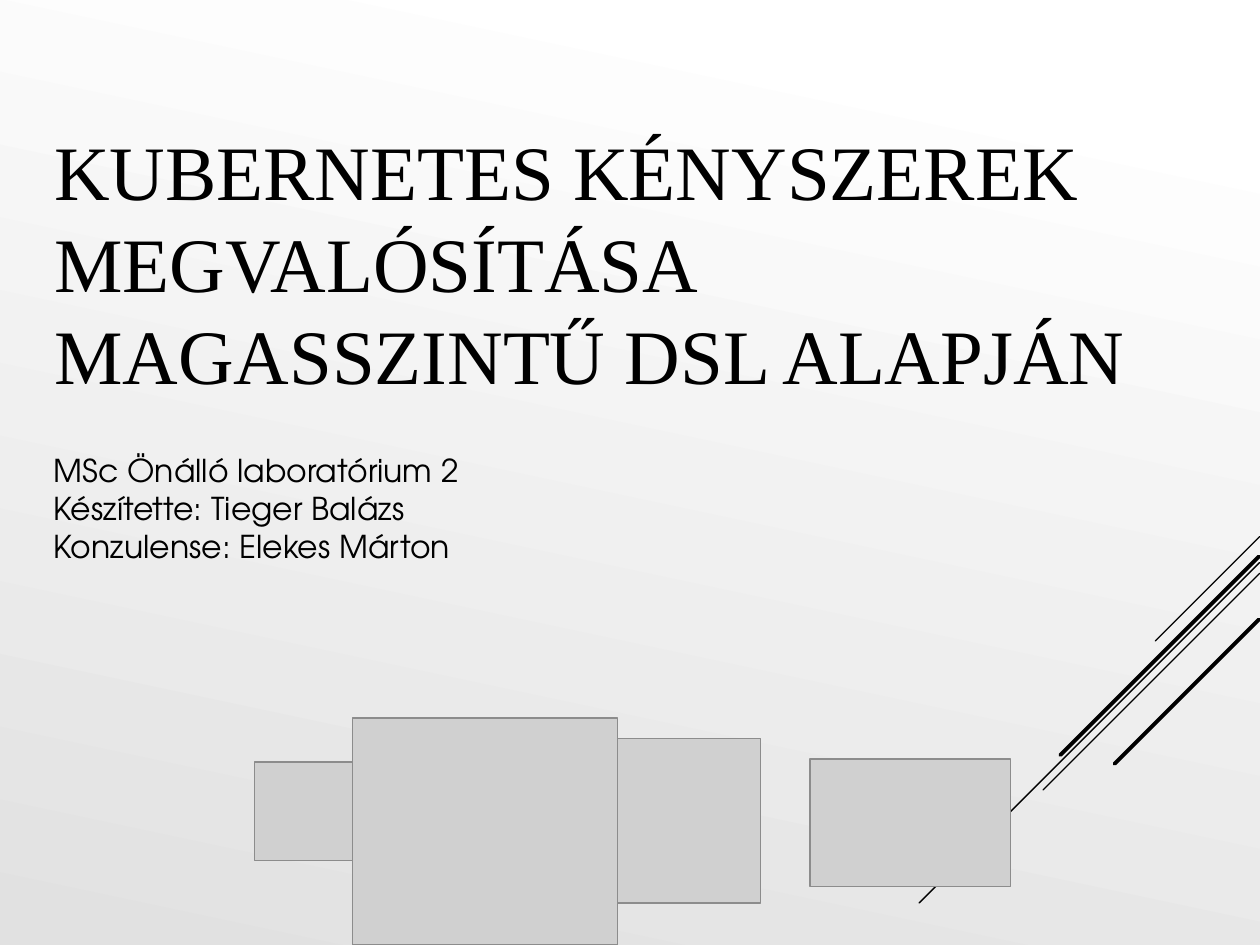
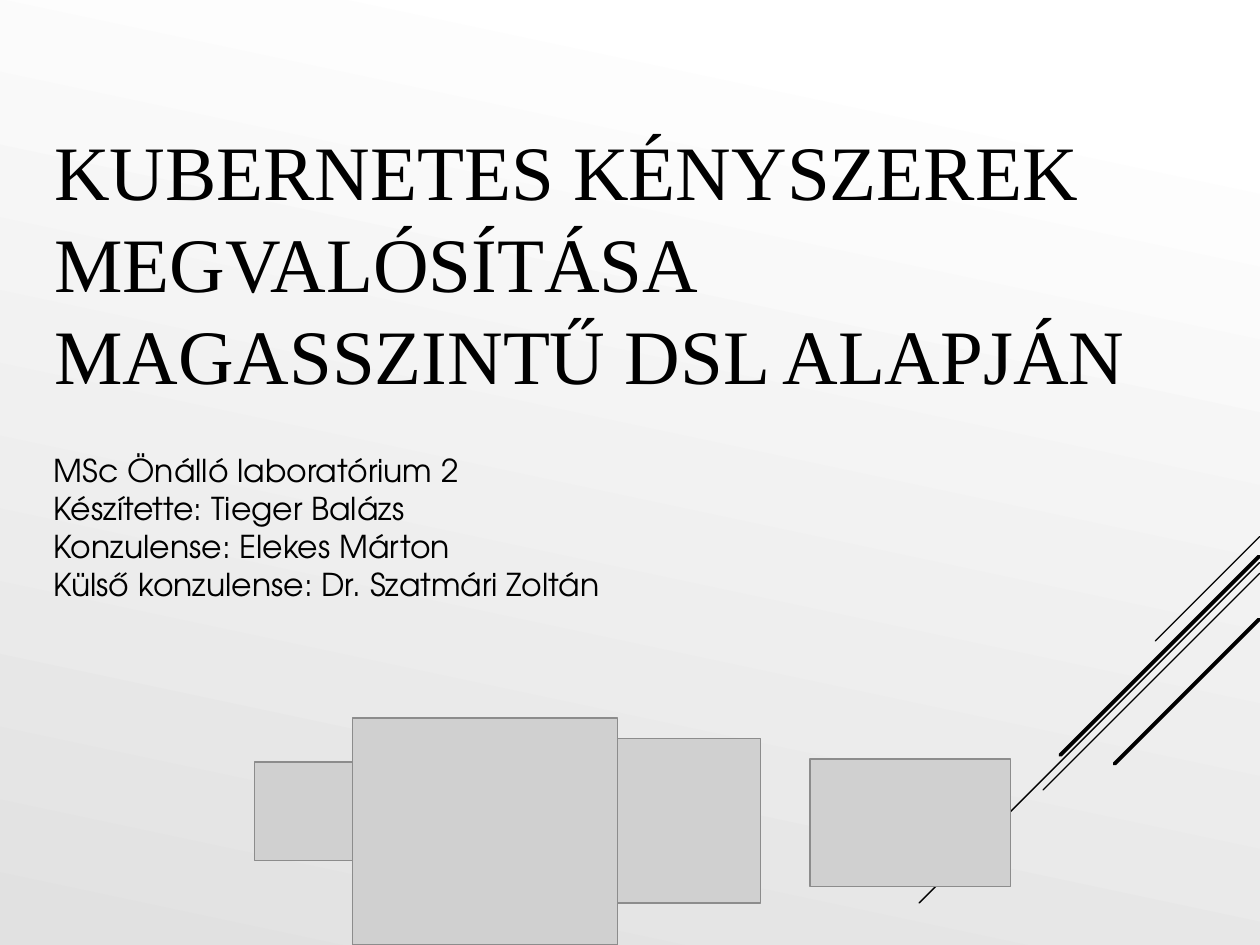
Before and after one commit to Tiegris/KonstrainR, a slide deck: slide 1 of ppt/prezi.pptx. Drawn at 1260x945 pixels with LibreOffice and Linux fonts; fonts in the diff are those of the drawing; grey boxes stand for pictures. Boxes give left, top, right and bottom in pixels: in the first picture for what was removed or moved away, otherwise in the second. Text is boxed around its words. In the diff, an @@ line names an element or a change of style, - is before the commit and + after.

```diff
--- a/ppt/prezi.pptx
+++ b/ppt/prezi.pptx
@@ text at [54, 572, 600, 597]: paragraph added @@
+Külső konzulense: Dr. Szatmári Zoltán
```
Also in this commit, not shown: 1 other slide changed.
